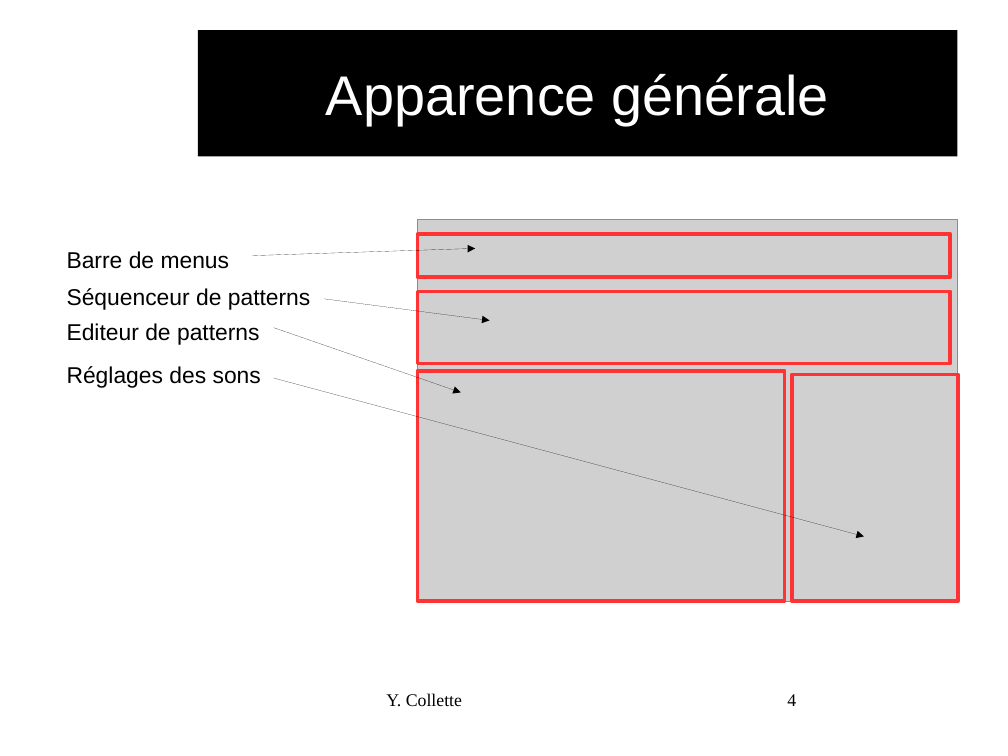
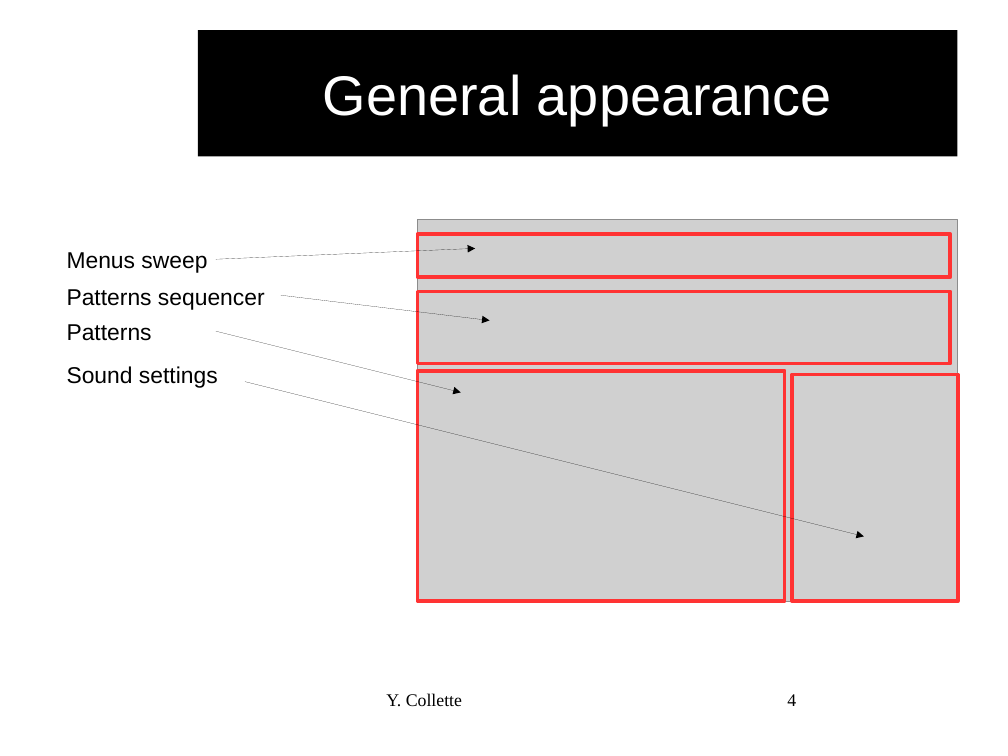
Before and after one commit to audinux/audinux.github.io, a slide deck: slide 4 of workshop/audio/Hydrogen.odp. Drawn at 1008x756 pixels with LibreOffice and Linux fonts; fonts in the diff are those of the drawing; grey boxes stand for pictures; background and template pictures are left out. Boxes give left, top, right and bottom in pixels: in the first picture for what was removed or moved away, otherwise in the second. Text is boxed around its words. In the diff, an @@ line names an element or a change of style, - is before the commit and + after.

```diff
--- a/workshop/audio/Hydrogen.odp
+++ b/workshop/audio/Hydrogen.odp
@@ title at (x1=323, y1=74, x2=832, y2=125): text changed @@
-Apparence générale
+General appearance
@@ text at (x1=67, y1=252, x2=207, y2=273): text changed @@
-Barre de menus
+Menus sweep
@@ arrow moved from (252, 256) - (476, 249) to (216, 259) - (476, 249) @@
@@ text at (x1=67, y1=289, x2=265, y2=310): text changed @@
-Séquenceur de patterns
+Patterns sequencer
@@ arrow moved from (324, 299) - (489, 320) to (281, 295) - (489, 320) @@
@@ text at (x1=67, y1=324, x2=152, y2=341): text changed @@
-Editeur de patterns
+Patterns
@@ arrow moved from (273, 327) - (461, 392) to (216, 331) - (461, 392) @@
@@ text at (x1=67, y1=366, x2=218, y2=388): text changed @@
-Réglages des sons
+Sound settings
@@ arrow moved from (273, 378) - (864, 537) to (245, 381) - (864, 537) @@
```
Also in this commit, not shown: 20 other slides changed, 1 slide added, 1 slide removed, 4 other files.
